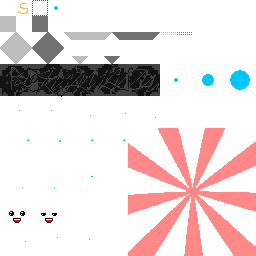
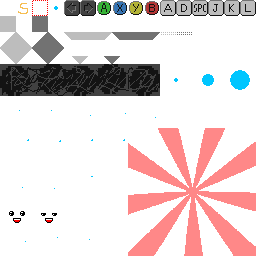
The second 256x256 image is a revision of the first. Changes to its layers:
painted on "Layer" over [61, 0, 256, 97]
